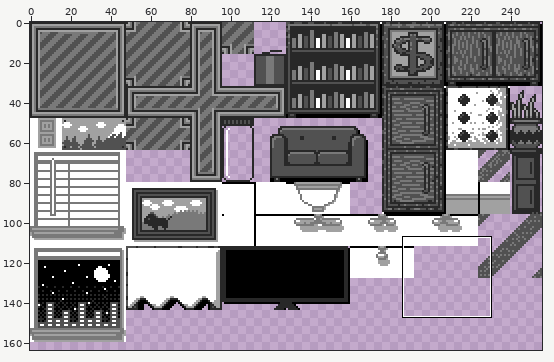
Two versions of one sprite sheet, bin/assets/img/tilesets/home2.png. Above: a wide view before the commit, with the close-up outlined.
Close-up. As it was:
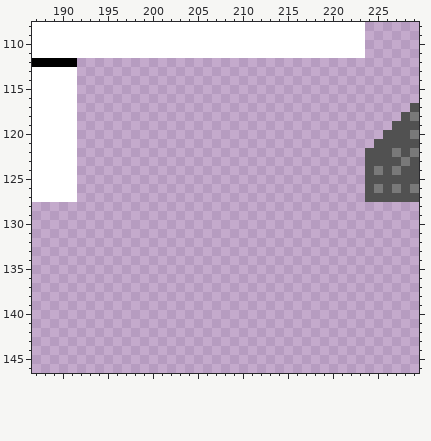
The file is 256x336 pixels. Shown: x 187..229, y 108..146. The wide view leaves out empty margins.
New version:
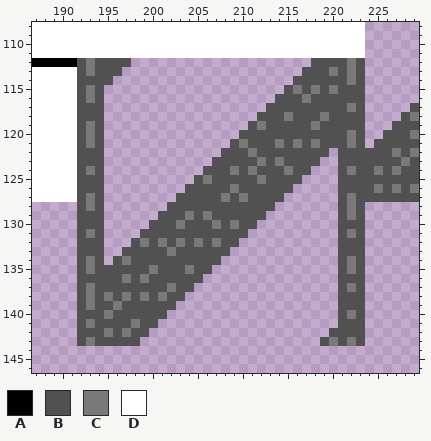
Palette (. is transparent): A #000000  B #515151  C #797979  D #ffffff
What changed:
Colour B is added in row 112 at x 192, 194 to 197, 218 to 221 and 223; in row 113 at x 192, 194 to 196, 217 to 219, 221 and 223; in row 114 at x 192 to 195, 216 to 221 and 223; in row 115 at x 192, 194, 215, 217, 219 and 221 to 223; in row 116 at x 192, 194, 214 to 216 and 218 to 223; in row 117 at x 192 to 194, 213 to 221 and 223.
Colour B is added in row 118 at x 192 to 194, 212 to 214, 216 to 218 and 220 to 223; in row 119 at x 192, 194, 211, 213 to 217 and 219 to 223; in row 120 at x 192, 194, 210 to 221 and 223; in row 121 at x 192, 194, 209, 211 to 213, 215, 217, 219 to 221 and 223; in row 122 at x 192 to 194, 208 to 210, 212 to 219 and 221 to 223; in row 123 at x 192 to 194, 207 to 211, 213, 215 to 218 and 221 to 223.
Colour B is added in row 124 at x 192, 194, 206 to 208, 210, 212 to 214, 216 to 217, 221 and 223; in row 125 at x 192 to 194, 205, 207 to 211, 213 to 216 and 221 to 223; in row 126 at x 192 to 194, 204 to 208, 210 to 215 and 221 to 223; in row 127 at x 192, 194, 203 to 207, 209, 211 to 214, 221 and 223; in row 128 at x 192, 194, 202 to 213, 221 and 223; in row 129 at x 192 to 194, 201 to 203, 205, 207 to 212, 221 and 223.
Colour B is added in row 130 at x 192 to 194, 200 to 202, 204 to 206, 208, 210 to 211 and 221 to 223; in row 131 at x 192, 194, 199 to 210, 221 and 223; in row 132 at x 192 to 194, 198, 200, 202, 204, 206, 208 to 209 and 221 to 223; in row 133 at x 192 to 194, 197 to 201, 203 to 208 and 221 to 223; in row 134 at x 192, 194, 196, 198 to 207, 221 and 223; in row 135 at x 192, 194 to 199, 201 to 203, 205 to 206, 221 and 223.
Colour B is added in row 136 at x 192 to 196, 198, 200 to 205 and 221 to 223; in row 137 at x 192, 194 to 201, 203 to 204, 221 and 223; in row 138 at x 192, 194, 196, 198, 200, 202 to 203 and 221 to 223; in row 139 at x 192, 194 to 195, 197 to 202 and 221 to 223; in row 140 at x 192 to 194, 196 to 201, 221 and 223; in row 141 at x 192, 194 to 197, 199 to 200 and 221 to 223.
Colour B is added in row 142 at x 192 to 194, 196, 198 to 199 and 220 to 223; in row 143 at x 192, 194 to 198, 219, 221 and 223.
Colour C is added in row 112 at x 193 and 222; in row 113 at x 193, 220 and 222; in row 114 at x 222; in row 115 at x 193, 216, 218 and 220; in row 116 at x 193 and 217; in row 117 at x 222.
Colour C is added in row 118 at x 215 and 219; in row 119 at x 193, 212 and 218; in row 120 at x 193 and 222; in row 121 at x 193, 210, 214, 216, 218 and 222; in row 122 at x 211; in row 123 at x 212 and 214.
Colour C is added in row 124 at x 193, 209, 211, 215 and 222; in row 125 at x 206 and 212; in row 126 at x 209; in row 127 at x 193, 208, 210 and 222; in row 128 at x 193 and 222; in row 129 at x 204, 206 and 222.
Colour C is added in row 130 at x 203, 207 and 209; in row 131 at x 193 and 222; in row 132 at x 199, 201, 203, 205 and 207; in row 133 at x 202; in row 134 at x 193, 197 and 222; in row 135 at x 193, 200, 204 and 222.
Colour C is added in row 136 at x 197 and 199; in row 137 at x 193, 202 and 222; in row 138 at x 193, 195, 197, 199 and 201; in row 139 at x 193 and 196; in row 140 at x 195 and 222; in row 141 at x 193 and 198.
Colour C is added in row 142 at x 195 and 197; in row 143 at x 193, 220 and 222.
